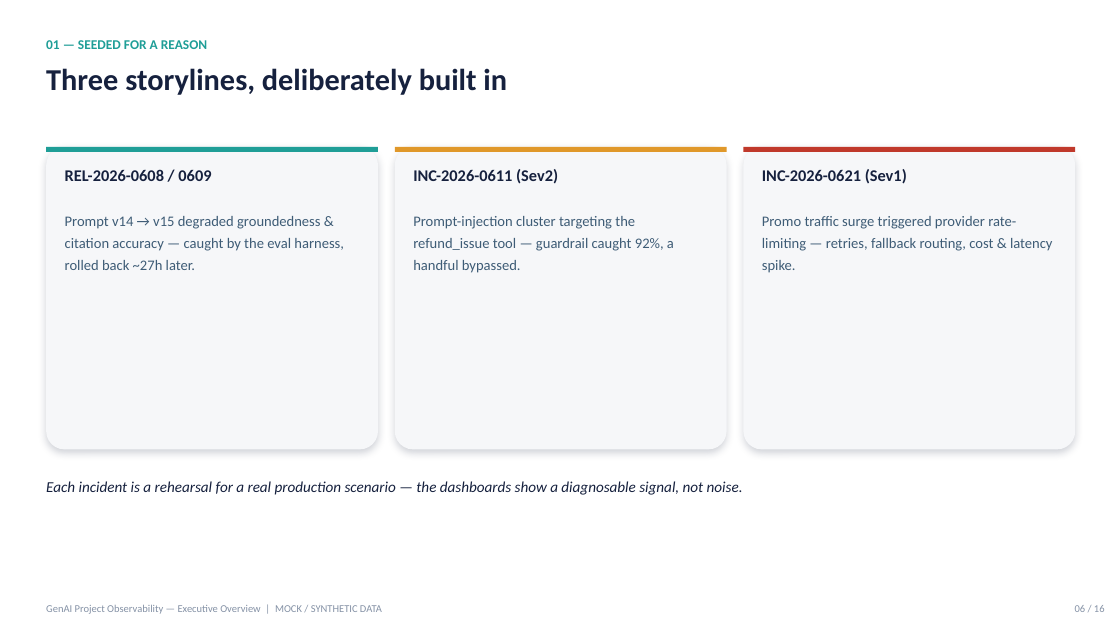
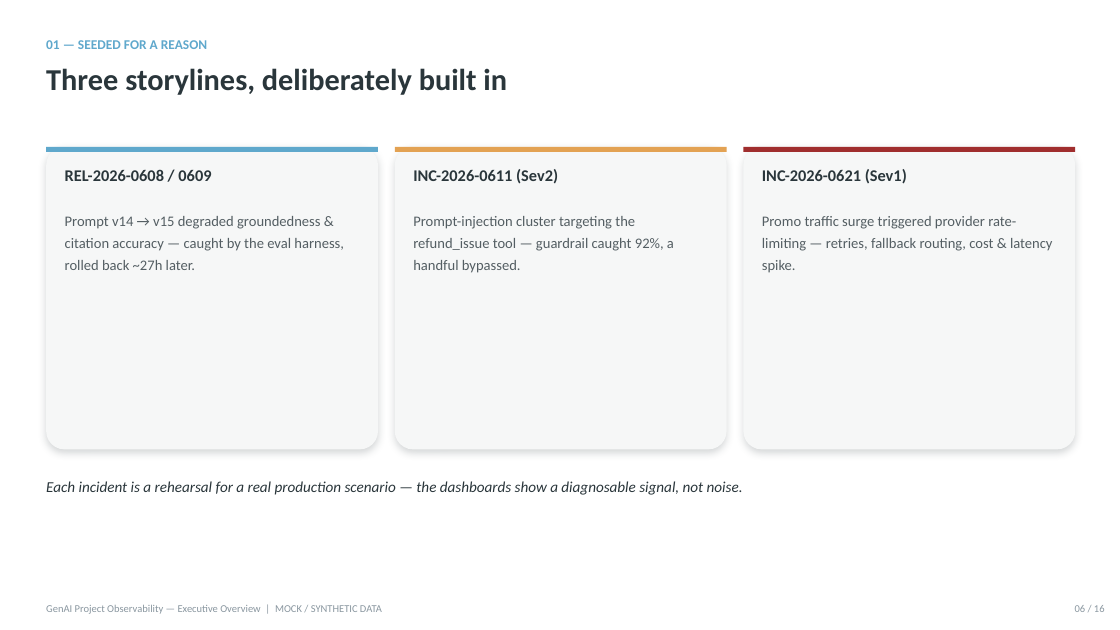
Before and after one commit to getamazednow/genai-observability-demo, a slide deck: slide 6 of training/slides/GenAI-Observability-Exec-Overview.pptx. Drawn at 1120x630 pixels with LibreOffice and Linux fonts; fonts in the diff are those of the drawing. Boxes give left, top, right and bottom in pixels: in the first picture for what was removed or moved away, otherwise in the second. Text is boxed around its words. In the diff, an @@ line names an element or a change of style, - is before the commit and + after.

Commit message:
Rebrand training artefacts with Getamazednow AI Design System v1.0
- Both decks: navy/teal palette remapped to Ink/Signal/Stone brand tokens,
  Poppins headings, brand badge on title slides (layouts, masters, theme incl.)
- Training guide: heading/title colors to Ink + Signal-deep, theme fonts
  to Poppins (headings) / Inter (body); content untouched

```diff
--- a/training/slides/GenAI-Observability-Exec-Overview.pptx
+++ b/training/slides/GenAI-Observability-Exec-Overview.pptx
@@ text "01 — SEEDED FOR A ..." at (46, 40, 207, 49): text colour #1F9E97 to #5FA8CC @@
@@ rectangle at (46, 147, 378, 152): fill #1F9E97 to #5FA8CC @@
@@ rectangle at (395, 147, 727, 152): fill #E0982A to #E3A253 @@
@@ fill #F6F7F9 to #F6F7F7 in 3 elements at (46, 147, 378, 450), (395, 147, 727, 450), (744, 147, 1075, 450) @@
@@ rectangle at (744, 147, 1075, 152): fill #C0392B to #A02E2E @@
@@ text colour #3E5C76 to #545E63 in 3 elements at (65, 216, 344, 270), (413, 216, 674, 273), (762, 216, 1053, 273) @@
@@ text colour #16213E to #2A363B in 5 elements at (46, 68, 507, 95), (65, 169, 211, 181), (413, 169, 558, 184), (762, 169, 907, 184), (46, 481, 743, 495) @@
```
Also in this commit, not shown: 15 other slides changed, 2 other files.
